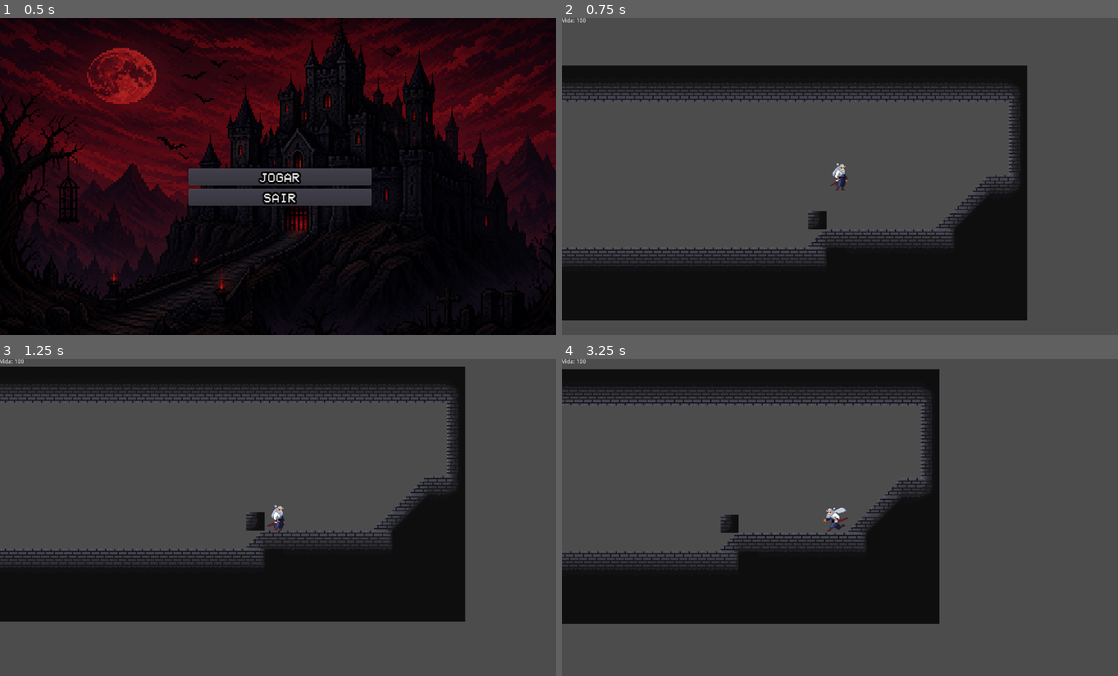
Above: before the commit, frames 1-4 (two rows, left to right).
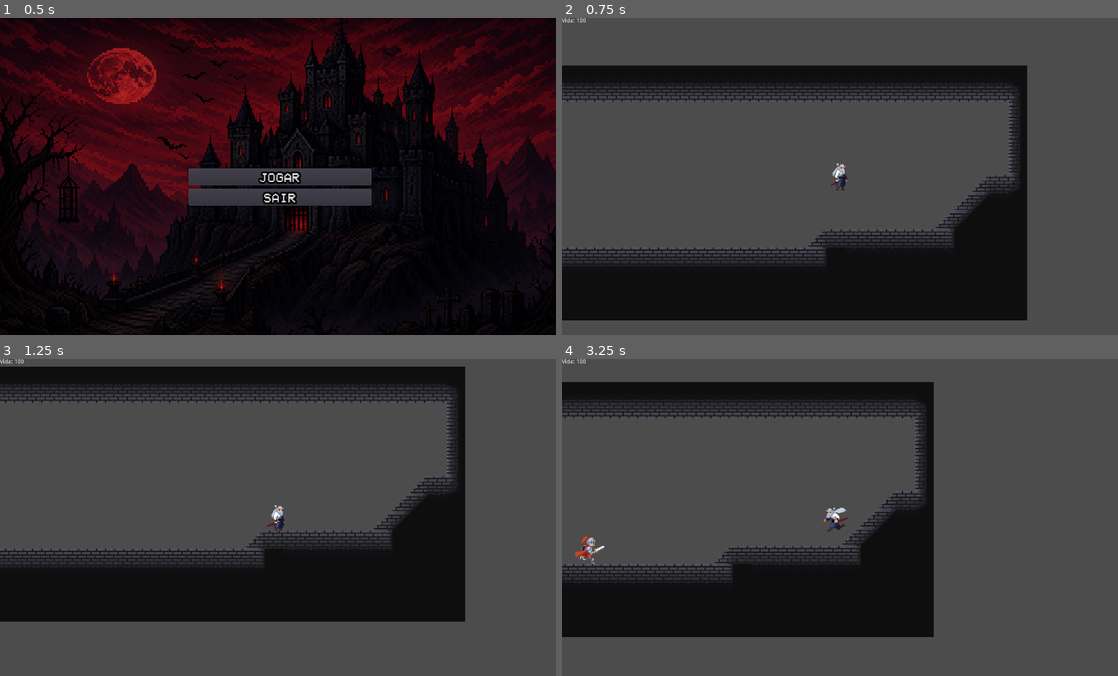
Above: after the commit, the same moments.

Repository: josepimenta545-bit/beyond-death
Game: Godot game, scene res://cenas/menu.tscn
Two runs of this game, one before a commit and one after it. Both use one fixed random seed, a clock stepped at 60 frames per second and the inputs below.
Inputs (mouse positions are in pixels of both pictures, inside the frame that each line leads up to):
- Up to frame 1 (0.5 s): no input
- Up to frame 2 (0.75 s): click "JOGAR" at 0.5 s
- Up to frame 3 (1.25 s): no input
- Up to frame 4 (3.25 s): tap Enter at 1.25 s; move the mouse to (962, 501) at 1.27 s; hold D (direita) 1.28-2.78 s; tap Space (espaço) at 1.35, 2.1, 2.85 s; click (962, 501) at 1.42 s; move the mouse to (728, 533) at 2.02 s; move the mouse to (895, 447) at 2.77 s; hold A (esquerda) from 2.78 s (still down)

Frame 1 is identical in both runs. In frame 2, 0.2% of the frame differs, in the area x 44-48%, y 60-67%; in frame 3, 0.2%; in frame 4, 13%, in the area x 0-68%, y 3-88%.

Commit message:
fiz o inimigo
coloquei uma musica nova no menu dnv, corrigi o sistema de perseguição do inimigo e adicionei um sistema de patrulha, falta o ataque e vida mas isso eu faço de noite quando voltar do trabalho

Diff:
--- a/cenas/cenário.tscn
+++ b/cenas/cenário.tscn
@@ -710,4 +710,4 @@
 tile_set = SubResource( 18 )
 cell_size = Vector2( 32, 32 )
 format = 1
-tile_data = PoolIntArray( 655355, 21, 0, 655356, 12, 0, 6553 …(1480 unchanged characters)… 5, 27, 0, 1179643, 1073741829, 0, 1114130, 25, 0, 1114137, 15, 0, 1114138, 16, 0, 1114139, 10737 …(3378 unchanged characters)…
+tile_data = PoolIntArray( 655355, 21, 0, 655356, 12, 0, 6553 …(1480 unchanged characters)… 5, 27, 0, 1179643, 1073741829, 0, 1114137, 15, 0, 1114138, 16, 0, 1114139, 10737 …(3378 unchanged characters)…
--- a/cenas/inimigo.tscn
+++ b/cenas/inimigo.tscn
@@ -138,11 +138,11 @@
 [node name="RayCast2D" type="RayCast2D" parent="."]
 enabled = true
 
-[node name="Position2D" type="Position2D" parent="."]
-position = Vector2( -29, 98 )
+[node name="posicaoA" type="Position2D" parent="."]
+position = Vector2( -26, 84 )
 
-[node name="Position2D2" type="Position2D" parent="."]
-position = Vector2( 413, 104 )
+[node name="posicaoB" type="Position2D" parent="."]
+position = Vector2( 538, 57 )
 
 [connection signal="body_entered" from="Area2D" to="." method="_on_Area2D_body_entered"]
 [connection signal="body_exited" from="Area2D" to="." method="_on_Area2D_body_exited"]
--- a/cenas/main.tscn
+++ b/cenas/main.tscn
@@ -13,13 +13,14 @@
 
 [node name="player" parent="." instance=ExtResource( 1 )]
 position = Vector2( 737, 503 )
+speed = 120
 vida_maxima = 100
 
 [node name="cenário" parent="." instance=ExtResource( 2 )]
 position = Vector2( 295, 177 )
 
 [node name="inimigo" parent="." instance=ExtResource( 3 )]
-position = Vector2( 236, 504 )
+position = Vector2( 252, 498 )
 
 [node name="HUD" type="CanvasLayer" parent="."]
 
--- a/cenas/menu.tscn
+++ b/cenas/menu.tscn
@@ -3,7 +3,7 @@
 [ext_resource path="res://scripts/menu.gd" type="Script" id=1]
 [ext_resource path="res://sprites/VCR_OSD_MONO_1.001.ttf" type="DynamicFontData" id=2]
 [ext_resource path="res://sprites/resto/ChatGPT Image 28 de ago. de 2026, 15_08_19.png" type="Texture" id=3]
-[ext_resource path="res://sons/musica gameplay.mp3" type="AudioStream" id=4]
+[ext_resource path="res://sons/BeepBox-Song gameplay 2.mp3" type="AudioStream" id=4]
 [ext_resource path="res://scripts/musica.gd" type="Script" id=5]
 
 [sub_resource type="DynamicFont" id=3]
--- a/cenas/player.tscn
+++ b/cenas/player.tscn
@@ -197,6 +197,7 @@
 __meta__ = {
 "_edit_horizontal_guides_": [ -17.0 ]
 }
+speed = 500
 vida_maxima = 10
 
 [node name="AnimatedSprite" type="AnimatedSprite" parent="."]
--- a/scripts/inimigo.gd
+++ b/scripts/inimigo.gd
@@ -1,6 +1,8 @@
 extends KinematicBody2D
 #variaveis
 onready var raycast = $RayCast2D
+onready var posicaoA = $posicaoA
+onready var posicaoB = $posicaoB
 onready var sprite = $AnimatedSprite
 export var velocidade = 110
 export var pulo = -200
@@ -8,59 +10,71 @@
 export var gravidade = 800
 var vetor = Vector2.ZERO
 var UP = Vector2(0, -1)
-var cone_visao = 90
+var cone_visao = 360
 var direcao_visao = Vector2.RIGHT
+var indo_AB = true
+var pode_perseguir
 
 #pegar o nó do jogador
 func _ready():
 	 player = get_tree().get_nodes_in_group("player")[0]
-
+	 posicaoA = posicaoA.global_position
+	 posicaoB = posicaoB.global_position
 
 #movimento do inimigo
+#visao
 func _physics_process(delta):
 	vetor.y += gravidade * delta
 	var direcao = Vector2.ZERO
-	var pode_perseguir = perseguicao()
+	pode_perseguir = perseguicao()
 	if pode_perseguir:
 		var inimigo_pos = global_position
 		var player_pos = player.global_position
 		direcao = (player_pos - inimigo_pos).normalized()
 		vetor.x = direcao.x * velocidade
 	else:
-		vetor.x = 0
+		if indo_AB:
+			var inimigo_pos = global_position
+			direcao = (posicaoB - inimigo_pos).normalized()
+			vetor.x = direcao.x * velocidade
+			var distancia = inimigo_pos - posicaoB
+			if distancia.length() <= 5:
+				indo_AB = false
+		else:
+			var inimigo_pos = global_position
+			direcao = (posicaoA - inimigo_pos).normalized()
+			vetor.x = direcao.x * velocidade
+			var distancia = inimigo_pos - posicaoA
+			if distancia.length() <= 5:
+				indo_AB = true
 
 		#animações
-	if pode_perseguir:
-		if direcao.x < 0:
-			sprite.play("andar")
-			sprite.flip_h = true
-			direcao_visao = Vector2.LEFT
-		elif direcao.x > 0:
-			sprite.flip_h = false
-			sprite.play("andar")
-			direcao_visao = Vector2.RIGHT
+	if direcao.x < 0:
+		sprite.play("andar")
+		sprite.flip_h = true
+		direcao_visao = Vector2.LEFT
+	elif direcao.x > 0:
+		sprite.flip_h = false
+		sprite.play("andar")
+		direcao_visao = Vector2.RIGHT
 	else:
 		sprite.play("parado")
 
-
-
 	vetor = move_and_slide(vetor, UP)
-
 
 #"visão" do inimigo
 var jogador_alcance = false
 
+#verifica se o jogador entrou no campo de visao
 func _on_Area2D_body_entered(body):
 	jogador_alcance = true
-	print("entrou: ", body.name)
 func _on_Area2D_body_exited(body):
 	jogador_alcance = false
-	print("saiu: ", body.name)
 
+#função da perseguição: ativa se o player entrar no campo de visao
 func perseguicao():
 	if jogador_alcance == false:
 		return false
-
 
 	var inimigo_pos = global_position
 	var player_pos = player.global_position
Not shown, added: sons/BeepBox-Song gameplay 2.mp3.import
